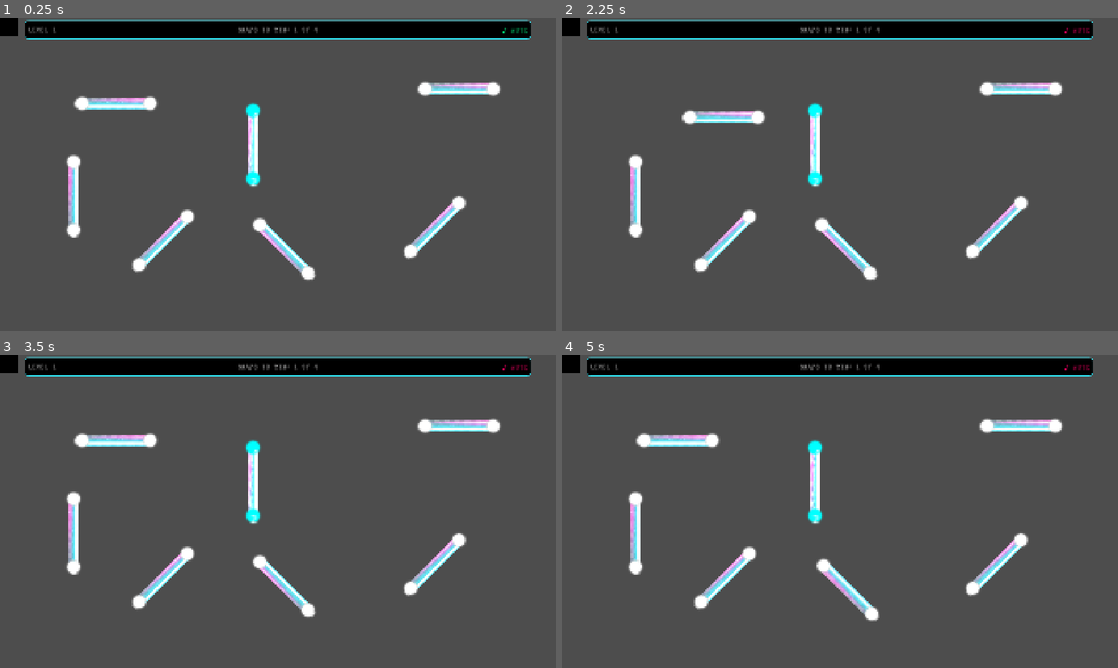
Above: before the commit, frames 1-4 (two rows, left to right).
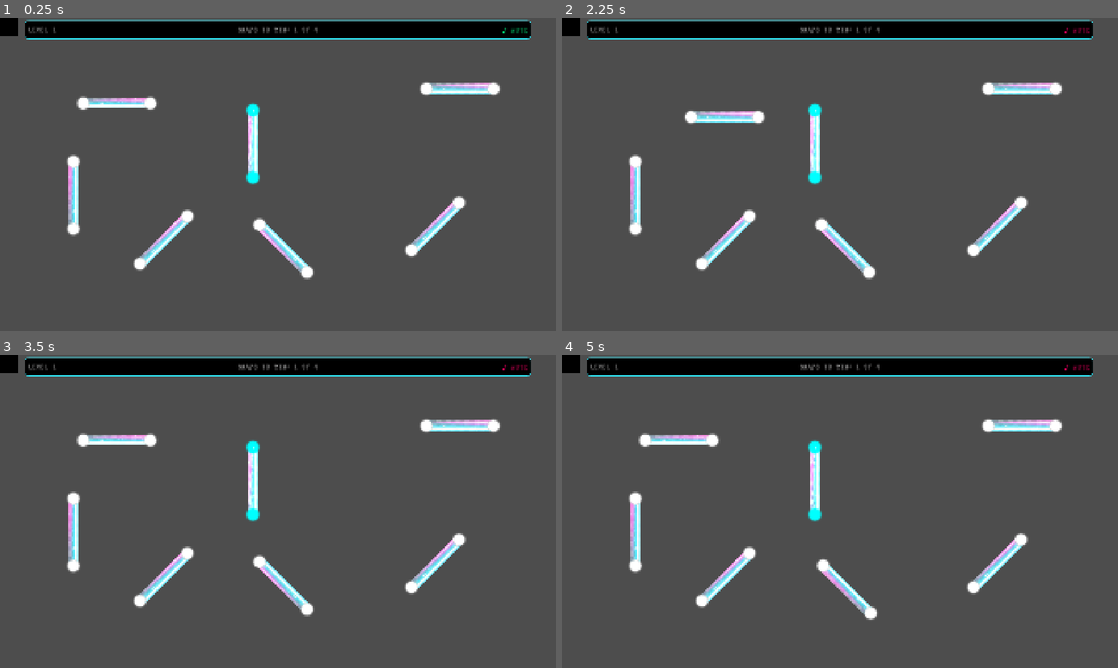
Above: after the commit, the same moments.

Repository: CarlesRa/Harmony-Waves
Game: Godot game, scene res://scenes/main_game.tscn
Two runs of this game, one before a commit and one after it. Both use one fixed random seed, a clock stepped at 60 frames per second and the inputs below. Video files are missing from this copy of the repository; at most half a second of black plays in their place. Sound files missing from this copy of the repository are replaced by a short silence.
Inputs (mouse positions are in pixels of both pictures, inside the frame that each line leads up to):
- Up to frame 1 (0.25 s): no input
- Up to frame 2 (2.25 s): drag from (817, 143) to (678, 102) at 0.52 s; click "♪ MUTE" at 1.25 s; drag from (678, 102) to (817, 143) at 2.02 s
- Up to frame 3 (3.5 s): move the mouse to (461, 426) at 2.77 s; click (461, 426) at 2.92 s
- Up to frame 4 (5 s): drag from (634, 533) to (817, 448) at 3.52 s; drag from (845, 586) to (817, 514) at 4.27 s

The runs differ from the first frame. In frame 1, 1.1% of the frame differs, in the area x 12-90%, y 20-84%; in frame 2, 1.0%; in frame 3, 1.1%; in frame 4, 1.2%, in the area x 12-90%, y 20-86%.

Commit message:
adjust scale and create levelo03 base

Diff:
--- /dev/null
+++ b/scenes/levels/level_03.tscn
@@ -0,0 +1,6 @@
+[gd_scene load_steps=2 format=3 uid="uid://oh5jjguqqgjp"]
+
+[ext_resource type="Script" uid="uid://bo3sldmbi5s6y" path="res://scripts/levels/level_03.gd" id="1_fvfhs"]
+
+[node name="Level_03" type="Node2D"]
+script = ExtResource("1_fvfhs")
--- a/scenes/shared/wave_piece_base.tscn
+++ b/scenes/shared/wave_piece_base.tscn
@@ -10,7 +10,7 @@
 [ext_resource type="Texture2D" uid="uid://c056xurgjp6cu" path="res://assets/art/glowCircle.png" id="5_g6dxn"]
 
 [sub_resource type="RectangleShape2D" id="RectangleShape2D_1fg0o"]
-size = Vector2(15, 97)
+size = Vector2(35, 227)
 
 [sub_resource type="ShaderMaterial" id="ShaderMaterial_1fg0o"]
 shader = ExtResource("4_6wbc8")
@@ -19,11 +19,9 @@
 shader_parameter/glow_radius = 0.5
 
 [sub_resource type="CircleShape2D" id="CircleShape2D_1m15w"]
-radius = 8.0
+radius = 18.567646
 
 [node name="WavePiece" type="Area2D"]
-position = Vector2(360, 169)
-scale = Vector2(2.5, 2.5)
 script = ExtResource("1_cxh0a")
 error_sound = ExtResource("2_wttoj")
 success_sound = ExtResource("3_6wbc8")
@@ -33,27 +31,27 @@
 
 [node name="Piece" type="Sprite2D" parent="."]
 position = Vector2(0.37500954, 0.62498474)
-scale = Vector2(0.4236113, 0.42361134)
 texture = ExtResource("2_7v40j")
 
 [node name="Wave2DCollision" type="CollisionShape2D" parent="."]
-position = Vector2(0.50000954, 0.5000076)
+position = Vector2(0.5000005, 0.5000038)
 shape = SubResource("RectangleShape2D_1fg0o")
 
 [node name="PieceConnector1" type="Area2D" parent="."]
 unique_name_in_owner = true
+position = Vector2(0, -76)
 collision_layer = 4
 collision_mask = 4
 script = ExtResource("3_wttoj")
 
 [node name="Connector" type="Sprite2D" parent="PieceConnector1"]
 material = SubResource("ShaderMaterial_1fg0o")
-position = Vector2(0.43750954, -46.562492)
-scale = Vector2(0.016583346, 0.016583346)
+position = Vector2(0.5, -41.5)
+scale = Vector2(0.038, 0.038)
 texture = ExtResource("5_g6dxn")
 
 [node name="ConnectorCollision" type="CollisionShape2D" parent="PieceConnector1"]
-position = Vector2(0.43750954, -46.562492)
+position = Vector2(0, -38)
 shape = SubResource("CircleShape2D_1m15w")
 
 [node name="Label" type="Label" parent="PieceConnector1"]
@@ -71,12 +69,12 @@
 
 [node name="Connector" type="Sprite2D" parent="PieceConnector2"]
 material = SubResource("ShaderMaterial_1fg0o")
-position = Vector2(0.43750954, 47.437508)
-scale = Vector2(0.016583346, 0.016583346)
+position = Vector2(0.5, 114.5)
+scale = Vector2(0.038, 0.038)
 texture = ExtResource("5_g6dxn")
 
 [node name="ConnectorCollision" type="CollisionShape2D" parent="PieceConnector2"]
-position = Vector2(0.43750954, 47.437508)
+position = Vector2(0, 115)
 shape = SubResource("CircleShape2D_1m15w")
 
 [node name="Label" type="Label" parent="PieceConnector2"]
--- /dev/null
+++ b/scripts/levels/level_03.gd
@@ -0,0 +1,9 @@
+extends Node2D
+
+@export var level_bpm: float = 90.0
+@export var level_loop_beats_duration: float = 16.0
+
+func _ready() -> void:
+	AudioManager.setup_level(level_bpm, level_loop_beats_duration)
+	GameManager.snaps_to_win = 6
+	GameManager.current_snaps = 1
Not shown, added: scripts/levels/level_03.gd.uid
